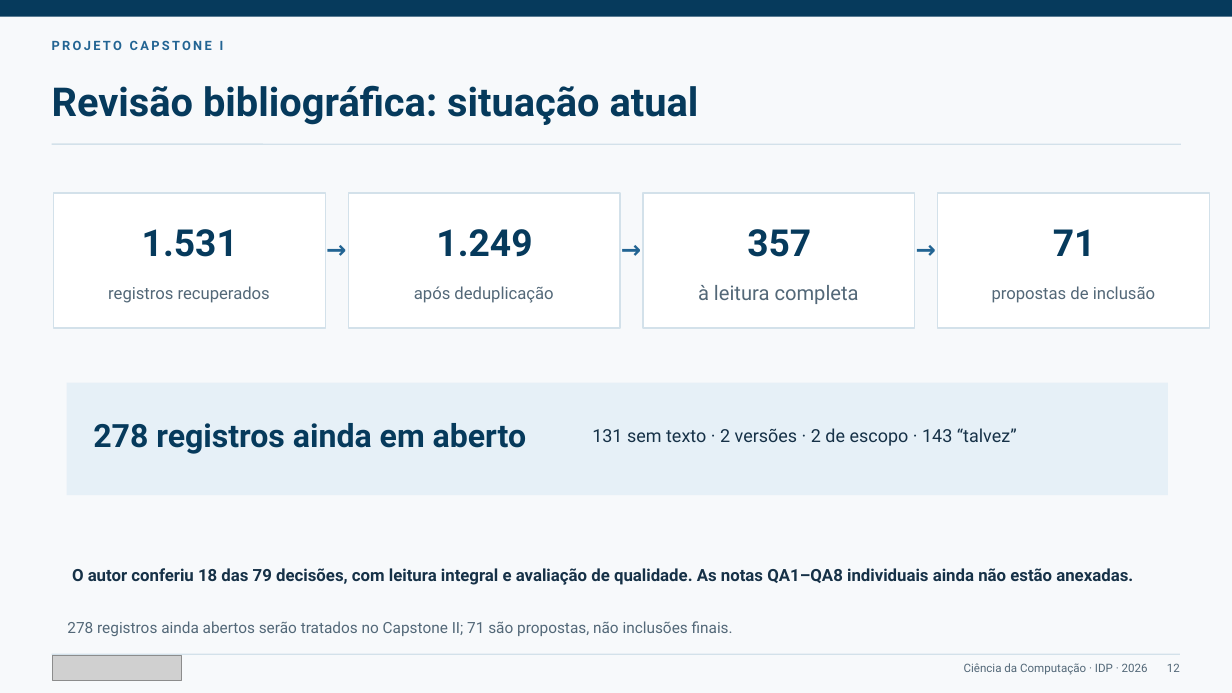
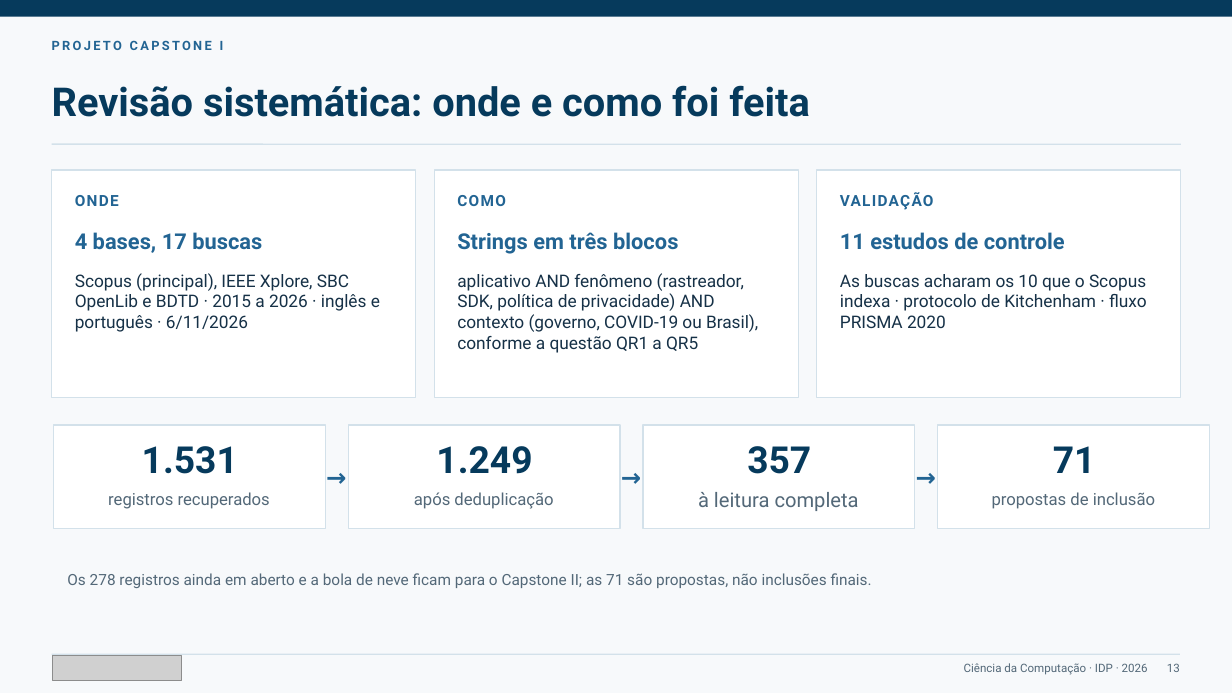
Before and after one commit to ClaudioAMF1/TCC, a slide deck: slide 13 of tcc/apresentacao/simulacao-defesa-rascunho.pptx (slide 12 before the commit). Drawn at 1232x693 pixels with LibreOffice and Linux fonts; fonts in the diff are those of the drawing; grey boxes stand for pictures. Boxes give left, top, right and bottom in pixels: in the first picture for what was removed or moved away, otherwise in the second. Text is boxed around its words. In the diff, an @@ line names an element or a change of style, - is before the commit and + after.

```diff
--- a/tcc/apresentacao/simulacao-defesa-rascunho.pptx
+++ b/tcc/apresentacao/simulacao-defesa-rascunho.pptx
@@ text at box(52, 85, 810, 117): text changed @@
-Revisão bibliográfica: situação atual
+Revisão sistemática: onde e como foi feita
@@ rectangle added at box(52, 170, 416, 397), fill #FFFFFF, outline #D3E1EA 1 pt @@
@@ rectangle added at box(434, 170, 799, 397), fill #FFFFFF, outline #D3E1EA 1 pt @@
@@ rectangle added at box(817, 170, 1181, 397), fill #FFFFFF, outline #D3E1EA 1 pt @@
@@ text added at box(75, 195, 119, 206), 12 pt, text #226493, bold @@
+ONDE
@@ text added at box(457, 195, 506, 206), 12 pt, text #226493, bold @@
+COMO
@@ text added at box(840, 193, 934, 210), 12 pt, text #226493, bold @@
+VALIDAÇÃO
@@ text added at box(75, 232, 262, 253), 17 pt, text #226493, bold @@
+4 bases, 17 buscas
@@ text added at box(457, 232, 678, 254), 17 pt, text #226493, bold @@
+Strings em três blocos
@@ text added at box(840, 232, 1065, 250), 17 pt, text #226493, bold @@
+11 estudos de controle
@@ text added at box(75, 273, 380, 332), 13.5 pt, text #163147 @@
+Scopus (principal), IEEE Xplore, SBC OpenLib e BDTD · 2015 a 2026 · inglês e português · 6/11/2026
@@ text added at box(457, 273, 758, 353), 13.5 pt, text #163147 @@
+aplicativo AND fenômeno (rastreador, SDK, política de privacidade) AND contexto (governo, COVID-19 ou Brasil), conforme a questão QR1 a QR5
@@ text added at box(840, 274, 1147, 328), 13.5 pt, text #163147 @@
+As buscas acharam os 10 que o Scopus indexa · protocolo de Kitchenham · fluxo PRISMA 2020
@@ rectangle removed at box(67, 383, 1168, 495) @@
@@ rectangle: place and size @@
-rectangle at box(54, 193, 325, 328)
+rectangle at box(54, 425, 325, 529)
@@ text removed at box(93, 423, 526, 454) @@
-278 registros ainda em aberto
@@ rectangle: place and size @@
-rectangle at box(348, 193, 620, 328)
+rectangle at box(348, 425, 620, 529)
@@ text removed at box(592, 428, 1017, 446) @@
-131 sem texto · 2 versões · 2 de escopo · 143 “talvez”
@@ rectangle: place and size @@
-rectangle at box(643, 193, 915, 328)
+rectangle at box(643, 425, 915, 529)
@@ rectangle: place and size @@
-rectangle at box(938, 193, 1210, 328)
+rectangle at box(938, 425, 1210, 529)
@@ 4 texts: place and size @@
-4 texts at box(142, 229, 1096, 257)
+4 texts at box(142, 446, 1096, 474)
@@ 3 texts: place and size @@
-3 texts at box(326, 232, 939, 266)
+3 texts at box(326, 460, 939, 494)
@@ 4 texts: place and size @@
-4 texts at box(108, 285, 1155, 304)
+4 texts at box(108, 492, 1155, 511)
@@ text removed at box(72, 568, 1133, 585) @@
-O autor conferiu 18 das 79 decisões, com leitura integral e avaliação de qualidade. As notas QA1–QA8 individuais ainda não estão anexadas.
@@ text at box(67, 573, 872, 588): text changed @@
-278 registros ainda abertos serão tratados no Capstone II; 71 são propostas, não inclusões finais.
+Os 278 registros ainda em aberto e a bola de neve ficam para o Capstone II; as 71 são propostas, não inclusões finais.
```
Also in this commit, not shown: 11 other slides changed, 1 slide added, 3 other files.
